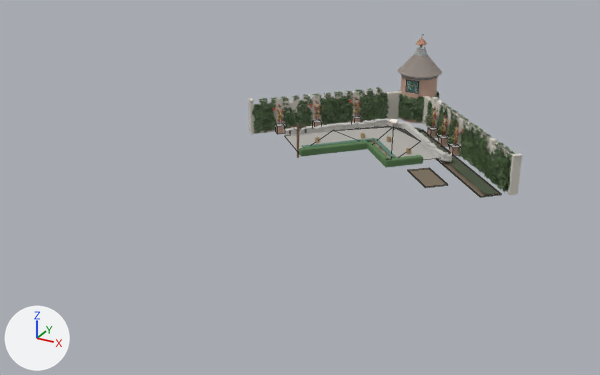
The Blender file models/AR_MagischeKlok/AR_MagischeKlok_master.blend: old version first, new version second.
Camera for both pictures: a 50 mm lens placed at (29.0, -78.0, 27.6), pointed at (-2.2, -21.3, -0.7). The axes (+X, +Y, +Z) are drawn at lower left. The lights are the same throughout. The first picture is the older version. Mesh edges are drawn as thin lines on the coarser meshes.

Names of what the first picture shows: 'BAKE_klimop', 'MK_dak__leien', 'MK_gracht__water', 'MK_haag__haag', 'MK_muur_N__stuc', 'MK_muur_W__stuc', 'MK_plein__klinker', 'MK_plein__steen', 'MK_toren__baksteen' and 10 more.
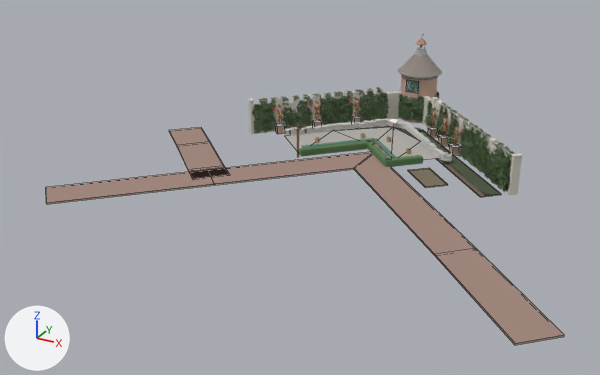
Diff of the bpy script that builds the scene:
```diff
--- a/models/AR_MagischeKlok/AR_MagischeKlok_master.blend.py
+++ b/models/AR_MagischeKlok/AR_MagischeKlok_master.blend.py
@@ mat_mat_padklinker @@
+mat_mat_padklinker = principled_material('MAT_padklinker')
+mat_mat_padklinker.base_color = (0.36, 0.24, 0.2)  # beige #a2867c
+mat_mat_padklinker.roughness = 0.9
@@ me_mk_paden__padklinker @@
+me_mk_paden__padklinker.from_pydata(...)  # 56 vertices, 35 faces; spans x -19.8..22.6, y -36.4..-12.2, z -0.1..0.0
+me_mk_paden__padklinker.materials.append(mat_mat_padklinker)  # beige #a2867c
@@ ob_mk_paden__padklinker @@
+ob_mk_paden__padklinker = bpy.data.objects.new('MK_paden__padklinker', me_mk_paden__padklinker)
+ob_mk_paden__padklinker.location = (0.0, 0.0, 0.0)
```

Changed parts and their boxes [x1, y1, x2, y2] in the pictures (600 x 375 px):
'MK_paden__padklinker', added: after [46, 127, 564, 345]
